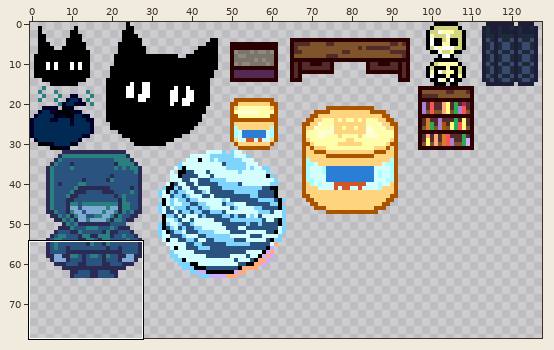
File history of a sprite sheet, sprites/world/building/spr_gdung.png. The first picture is a wide view before the edit; the outline marks the close-up.
Close-up. As it was:
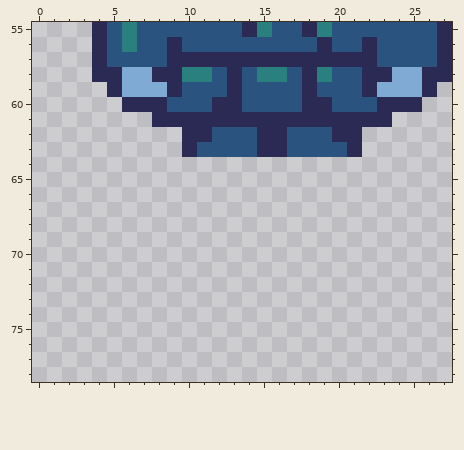
The file is 128x128 pixels. Shown: x 0..27, y 55..78. The wide view leaves out empty margins.
And afterwards:
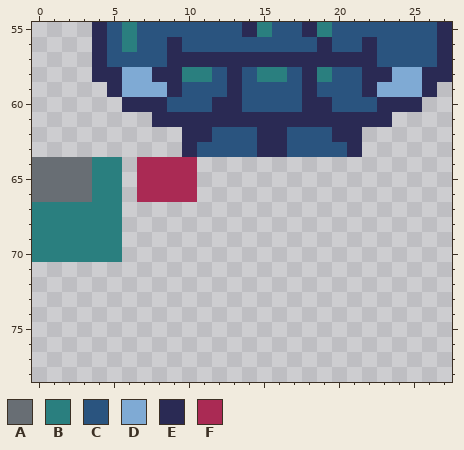
Palette (. is transparent): A #686e74  B #2a7f7f  C #2a547f  D #7faad4  E #2a2a54  F #aa2a54
Edits made:
There is now colour A in rows 64 to 66 at x 0 to 3.
There is now colour B in rows 64 to 66 at x 4 to 5; in rows 67 to 70 at x 0 to 5.
There is now colour F in rows 64 to 66 at x 7 to 10.
Pixel boxes of the changes (left, top, right, bottom) in both close-ups:
added: (32, 157, 197, 262)
